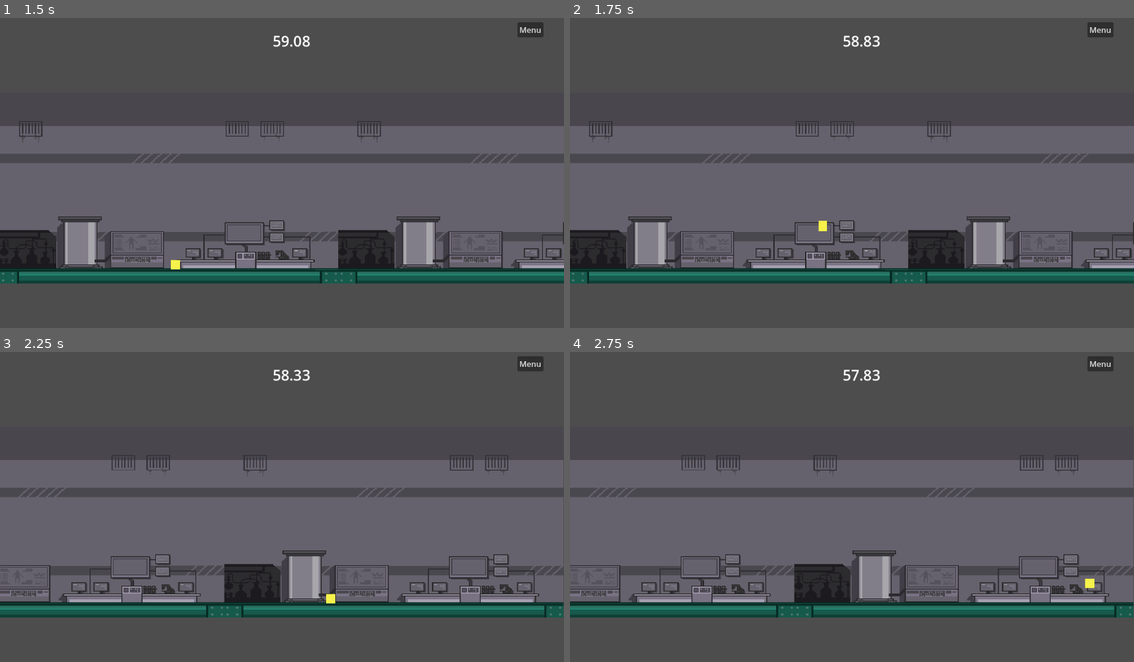
Above: before the commit, frames 1-4 (two rows, left to right).
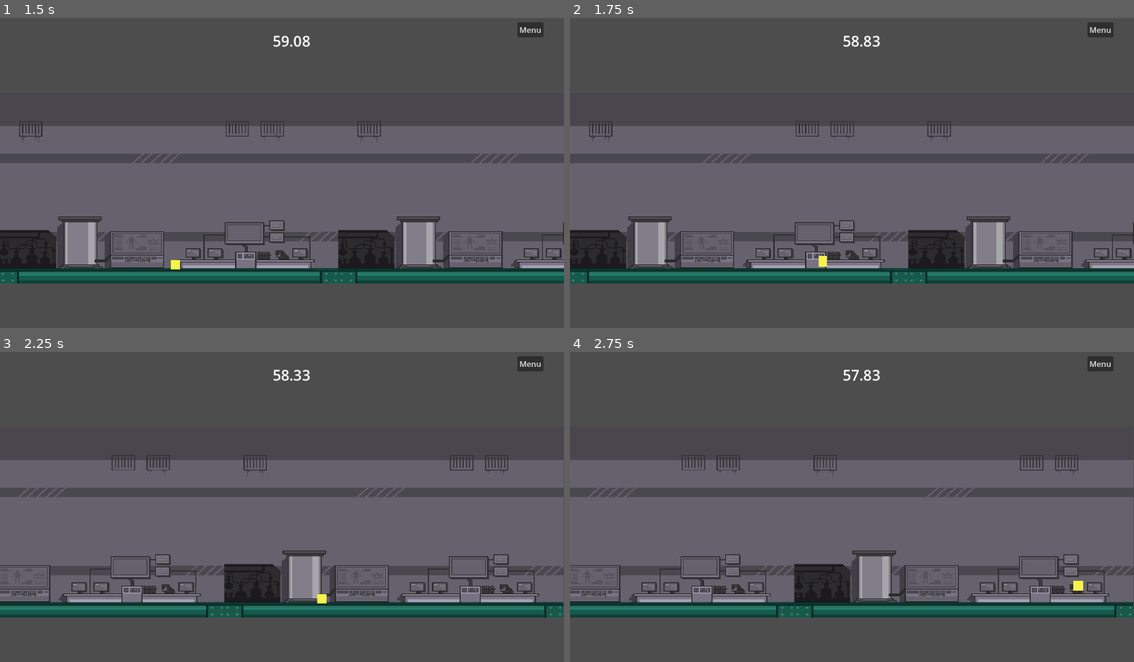
Above: after the commit, the same moments.

Repository: acethereaper657/projectbreakneck
Game: Godot game, scene res://main.tscn
The game is run twice, just before and just after one commit, with the same random seed, the same clock (stepped at 60 frames per second) and the same inputs.
Inputs:
- Up to frame 1 (1.5 s): click "Play" at 0.5 s; hold Right (ui_right) from 1.28 s (still down)
- Up to frame 2 (1.75 s): keep holding Right (ui_right); tap Space (jump) at 1.52 s
- Up to frame 3 (2.25 s): keep holding Right (ui_right)
- Up to frame 4 (2.75 s): keep holding Right (ui_right); tap Space (jump) at 2.27 s

Frame 1 is identical in both runs. In frame 2, 0.1% of the frame differs, in the area x 44-46%, y 65-81%; in frame 3, 0.1%; in frame 4, 0.1%, in the area x 89-93%, y 73-77%.

Commit message:
Fixed Movement Drift
Fixed an issue where character would slowly drift without input. Also added platforms for testing.

Diff:
--- a/Project Breakneck/Player/Player.gd
+++ b/Project Breakneck/Player/Player.gd
@@ -75,9 +75,11 @@
 		#var collision_point = ray.get_collision_point()
 		#var distance = origin.distance_to(collision_point)
 		#if(distance > 1 and is_on_floor()):
-		velocity.x -= (delta * sign(velocity.x) * edge_stop)
-		if(abs(velocity.x) < 30):
+		if(velocity.x > abs(delta * edge_stop)):
+			velocity.x -= delta * sign(velocity.x) * edge_stop
+		else:
 			velocity.x = 0
+
 
 
 
--- a/Project Breakneck/Player/Player.tscn
+++ b/Project Breakneck/Player/Player.tscn
@@ -92,4 +92,5 @@
 }
 
 [node name="detectionRay" type="RayCast2D" parent="."]
-collision_mask = 2
+position = Vector2(20, 0)
+collision_mask = 3
--- a/Project Breakneck/world.tscn
+++ b/Project Breakneck/world.tscn
@@ -41,6 +41,9 @@
 	else:
 		get_tree().set_pause(true)
 "
+
+[sub_resource type="RectangleShape2D" id="RectangleShape2D_wslor"]
+size = Vector2(579, 20)
 
 [node name="World" type="Node2D"]
 script = ExtResource("1_fpu5x")
@@ -105,4 +108,18 @@
 text = "Timer"
 script = SubResource("GDScript_ory0e")
 
+[node name="RigidBody2D" type="RigidBody2D" parent="."]
+freeze = true
+
+[node name="CollisionShape2D" type="CollisionShape2D" parent="RigidBody2D"]
+position = Vector2(1612, 378)
+shape = SubResource("RectangleShape2D_wslor")
+
+[node name="RigidBody2D2" type="RigidBody2D" parent="."]
+freeze = true
+
+[node name="CollisionShape2D" type="CollisionShape2D" parent="RigidBody2D2"]
+position = Vector2(901, 485)
+shape = SubResource("RectangleShape2D_wslor")
+
 [connection signal="pressed" from="UI/Menu" to="." method="_on_menu_pressed"]
Not shown: 1 places in Project Breakneck/world.tscn that only renumber resources
